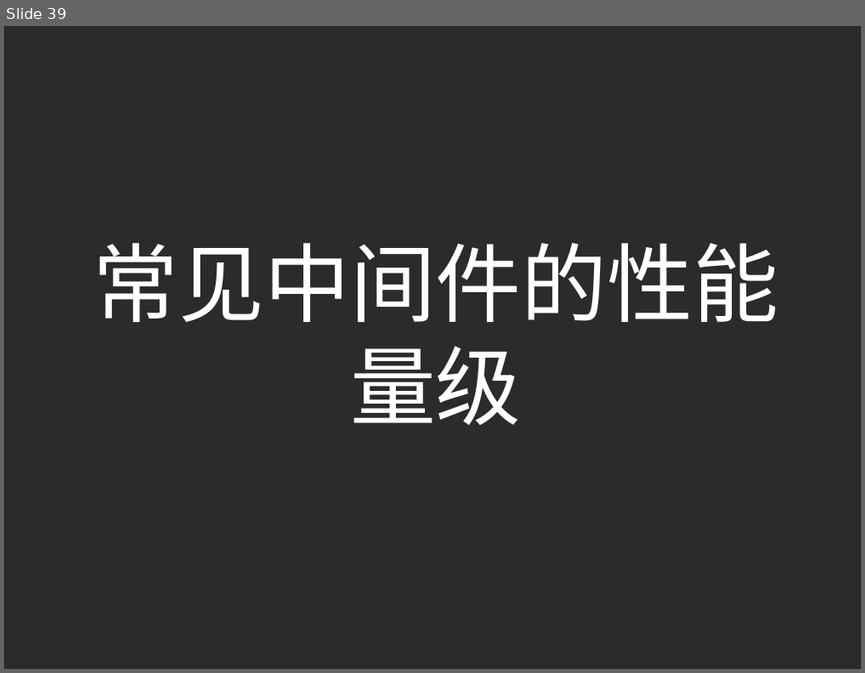
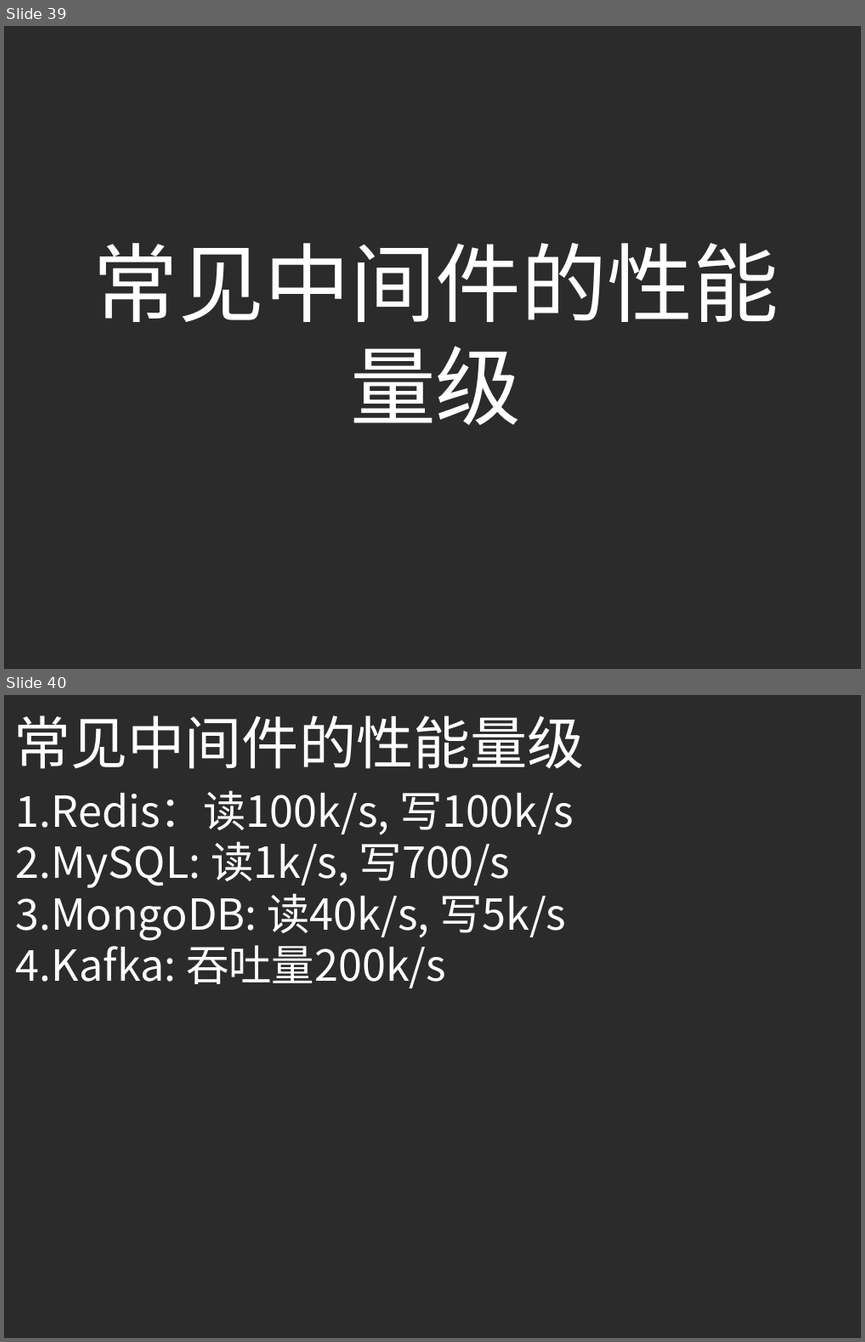
Before and after one commit to yellowb/redis-application-sharing, a slide deck: doc/SD_EP01_Redis_Adv_Application.pptx. Shown one above the other, each under a label of ours: slide 39 before the commit, slides 39 and 40 after it. The pictures are 865x673 and 865x1342 pixels, drawn with LibreOffice and Linux fonts; fonts in the diff are those of the drawing; background and template pictures are left out; a plain dark background stands for a picture behind light text. Boxes give left, top, right and bottom in pixels: in the first picture for what was removed or moved away, otherwise in the second. Text is boxed around its words. In the diff, an @@ line names an element or a change of style, - is before the commit and + after.

Commit message:
add ppt

```diff
--- a/doc/SD_EP01_Redis_Adv_Application.pptx
+++ b/doc/SD_EP01_Redis_Adv_Application.pptx
@@ slide 40 added at bbox=[4, 695, 861, 1338], background picture (left out) @@
@@ text added at bbox=[13, 715, 585, 769], 48 pt, text #FFFFFF @@
+常见中间件的性能量级
@@ text added at bbox=[16, 790, 574, 988], 36 pt, text #FFFFFF @@
+1.Redis：读100k/s, 写100k/s
+2.MySQL: 读1k/s, 写700/s
+3.MongoDB: 读40k/s, 写5k/s
+4.Kafka: 吞吐量200k/s
```
